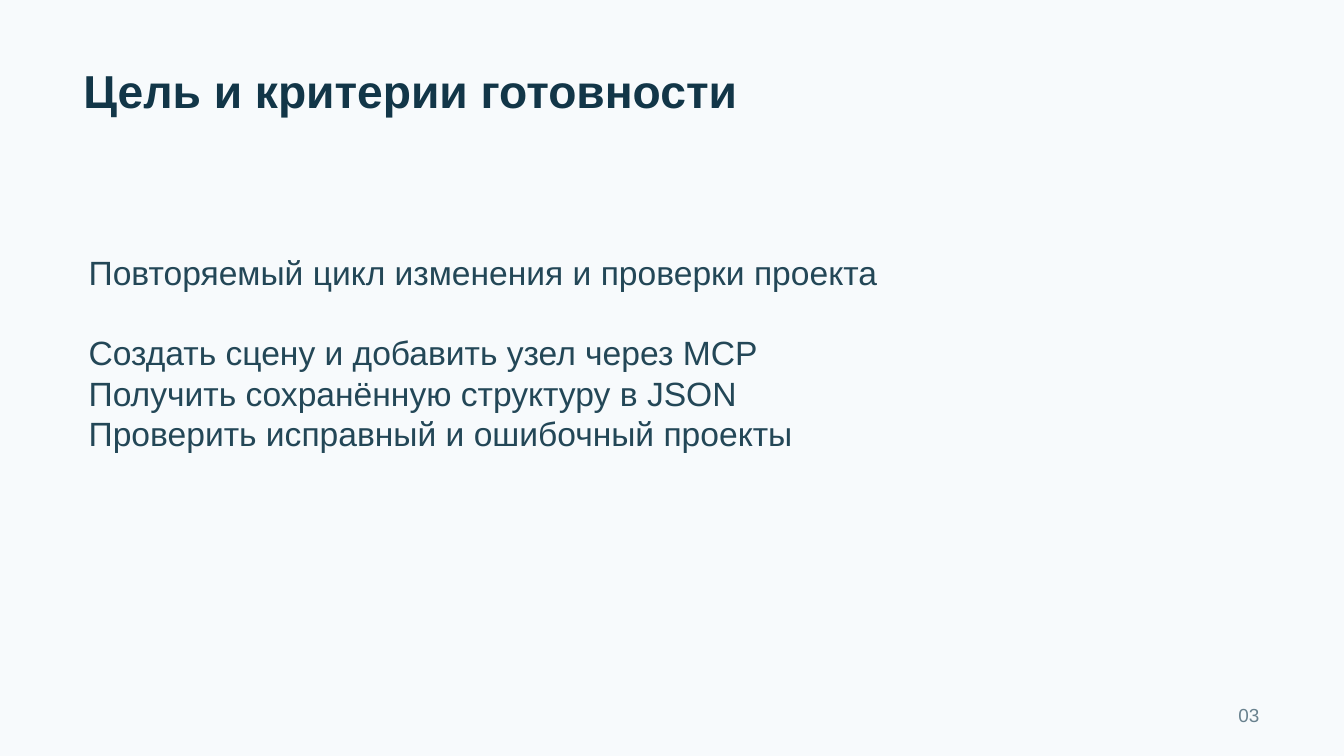
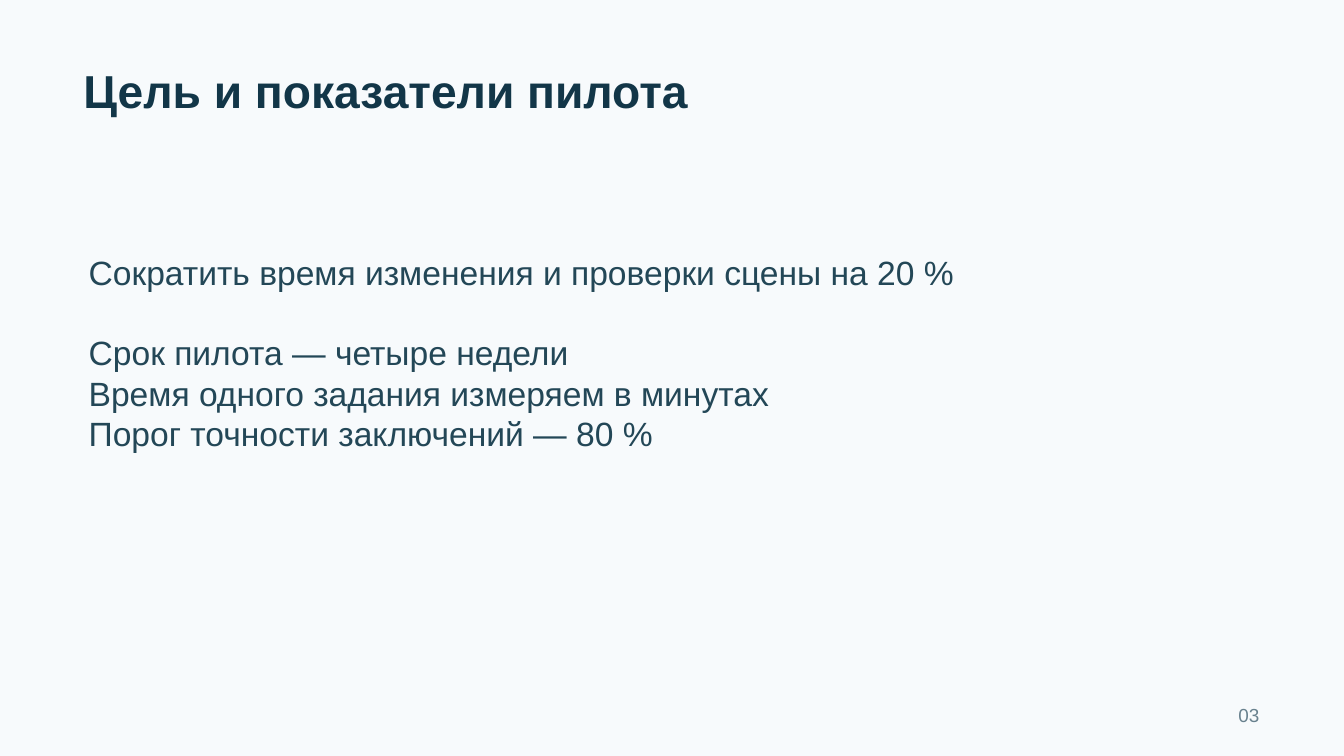
Before and after one commit to samarsky-gamedev/godot-mcp, a slide deck: slide 3 of materials/Защита.pptx. Drawn at 1344x756 pixels with LibreOffice and Linux fonts; fonts in the diff are those of the drawing. Boxes give left, top, right and bottom in pixels: in the first picture for what was removed or moved away, otherwise in the second. Text is boxed around its words. In the diff, an @@ line names an element or a change of style, - is before the commit and + after.

```diff
--- a/materials/Защита.pptx
+++ b/materials/Защита.pptx
@@ text at [83,76,687,118]: text changed @@
-Цель и критерии готовности
+Цель и показатели пилота
@@ text at [89,261,914,453]: text changed @@
-Повторяемый цикл изменения и проверки проекта
-Создать сцену и добавить узел через MCP
-Получить сохранённую структуру в JSON
-Проверить исправный и ошибочный проекты
+Сократить время изменения и проверки сцены на 20 %
+Срок пилота — четыре недели
+Время одного задания измеряем в минутах
+Порог точности заключений — 80 %
```
Also in this commit, not shown: 3 other slides changed, 1 slide added, 1 slide removed, 12 other files.
